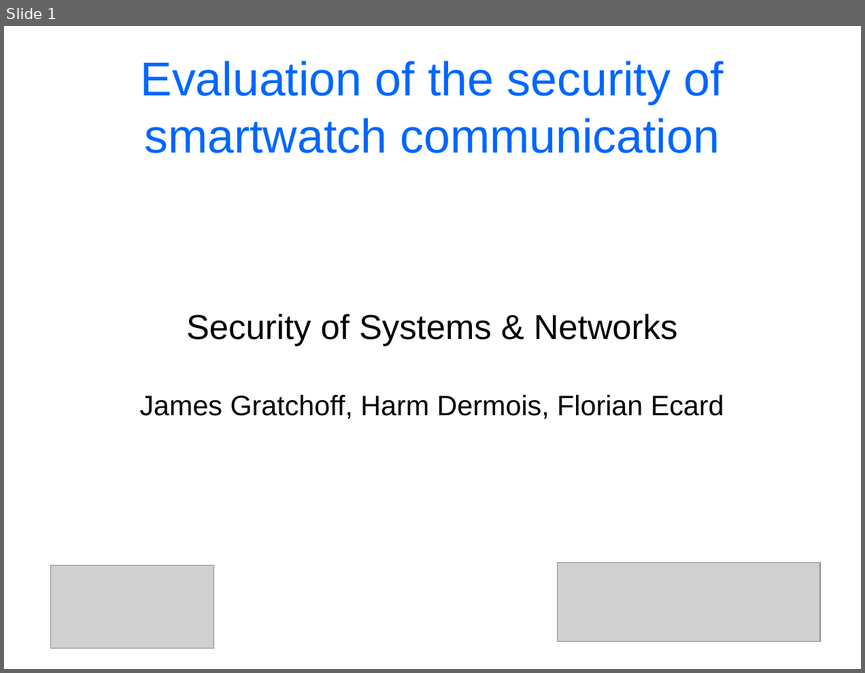
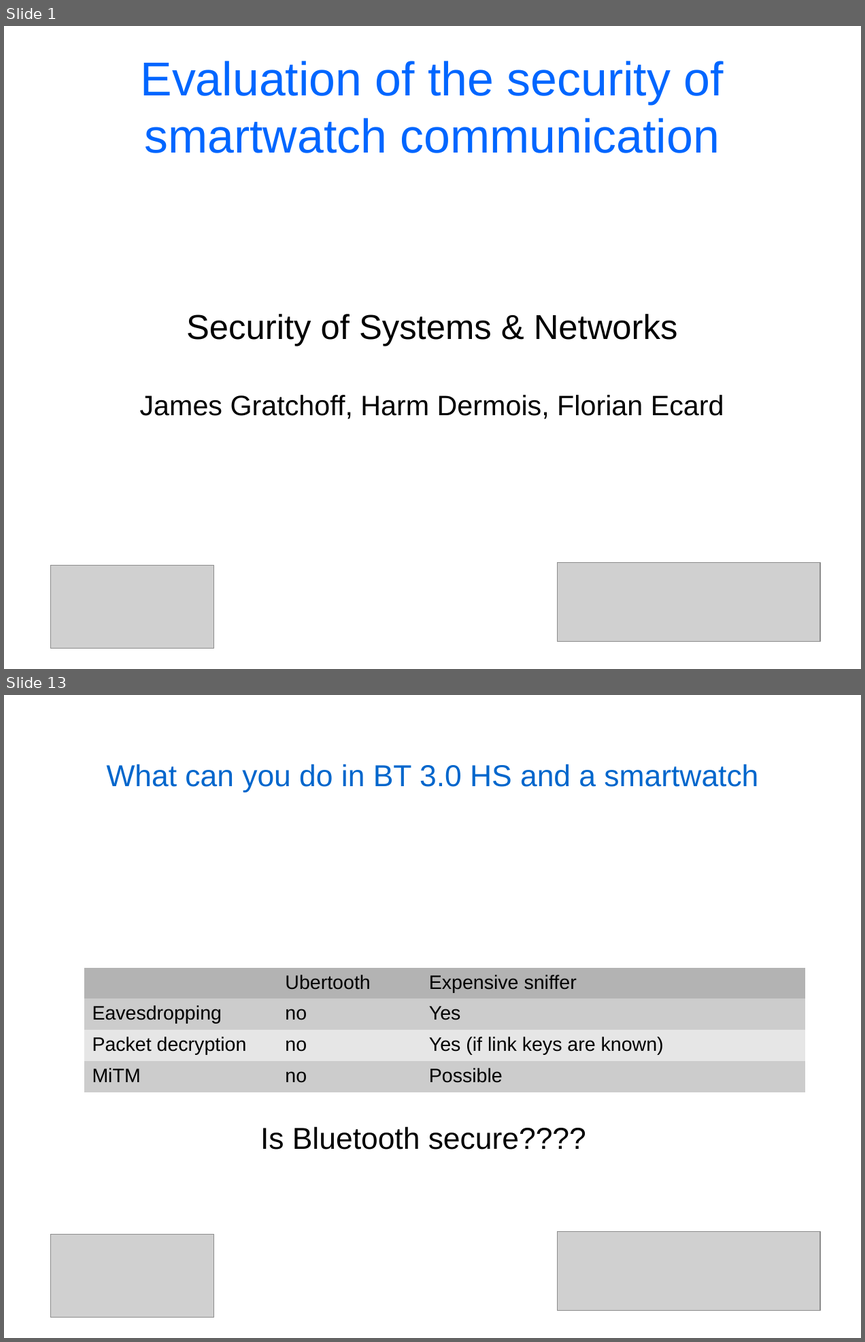
Before and after one commit to cheeseit/smartwatchers_report, a slide deck: presentation.odp. Shown one above the other, each under a label of ours: slide 1 before the commit, slides 1 and 13 after it; the slides between them are not shown. The pictures are 865x673 and 865x1342 pixels, drawn with LibreOffice and Linux fonts; fonts in the diff are those of the drawing; grey boxes stand for pictures. Boxes give left, top, right and bottom in pixels: in the first picture for what was removed or moved away, otherwise in the second. Text is boxed around its words. In the diff, an @@ line names an element or a change of style, - is before the commit and + after.

```diff
--- a/presentation.odp
+++ b/presentation.odp
@@ slide 13 added at (4, 695, 861, 1338), background #FFFFFF @@
@@ title added at (107, 764, 758, 792), 28 pt, text #0066CC @@
+What can you do in BT 3.0 HS and a smartwatch
@@ table added at (84, 967, 805, 1086), 4 rows, 3 columns @@
+ | Ubertooth | Expensive sniffer
+Eavesdropping | no | Yes
+Packet decryption | no | Yes (if link keys are known)
+MiTM | no | Possible
@@ text added at (260, 1126, 586, 1149), 28 pt, text #000000 @@
+Is Bluetooth secure????
@@ picture added at (51, 1234, 214, 1317) @@
@@ picture added at (558, 1232, 821, 1310) @@
```
Also in this commit, not shown: 10 slides changed, 2 other slides added, 2 slides removed, 1 other file.
